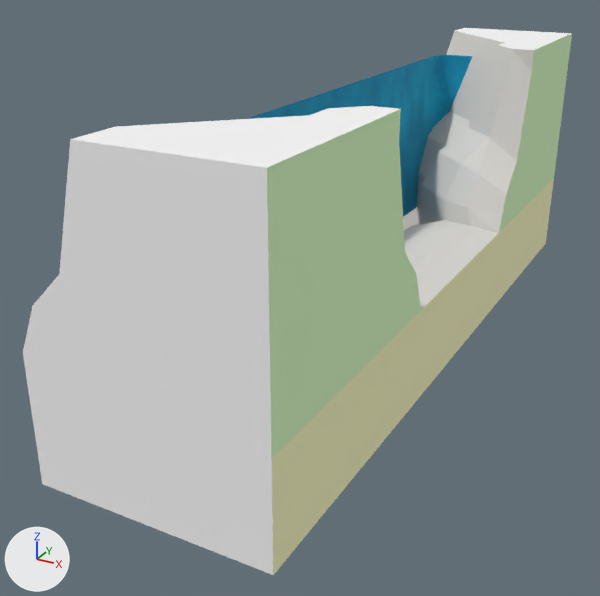
The glTF model assemblies/Cliff_Cave_Entrance_Waterfall_Wide_Base.glb as it was, and as the next commit left it.
Both versions are drawn from a camera (50 mm lens) standing at (293.0, -1052.0, 324.0) and looking at (-109.0, -321.0, -42.0). The lights are fixed; the arrows at lower left show +X, +Y and +Z. The picture after the commit comes second. Where no turn or scale is listed for an object, it has been applied to the vertices. Vertices at exactly the same position are counted once.

The first picture shows 'Cave_Center_Base_1x1.001', 'Cave_Edge_Esse_Base_3x3.001', 'Cave_Edge_Esse_Base_3x3.003', 'Water_Waterfall_Base_Center_1x1.001', 'Water_Waterfall_Base_Center_1x1.003', 'Water_Waterfall_Base_Left_1x1.001' and 1 more.
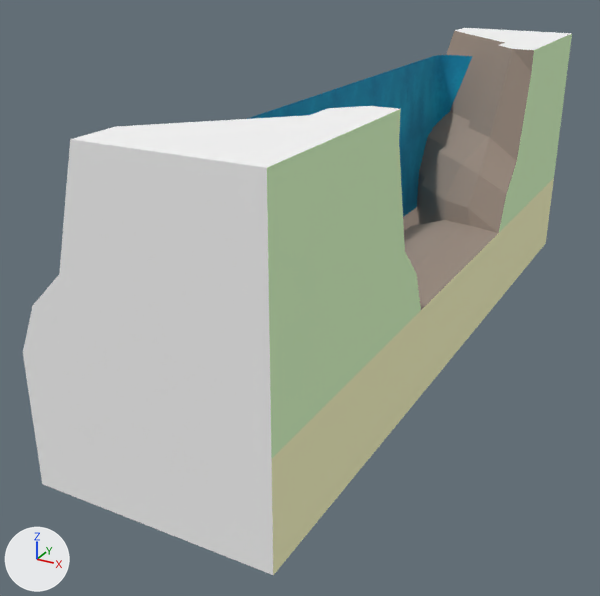
Changed parts and their boxes (x1, y1, x2, y2) in the pictures (600 x 596 px):
```json
{"object": "Cave_Edge_Esse_Base_3x3.001", "change": "surface changed", "before": [403, 29, 537, 245], "after": [403, 29, 537, 245], "on screen": "darker"}
{"object": "Cave_Center_Base_1x1.001", "change": "surface changed", "before": [404, 226, 492, 306], "after": [404, 226, 492, 306], "on screen": "darker"}
{"part": 1, "of": "me_object8_006", "change": "surface changed", "before": [403, 31, 534, 310], "after": [403, 31, 534, 310], "on screen": "darker"}
{"part": 2, "of": "me_object1_010", "change": "surface changed", "before": [404, 226, 492, 301], "after": [404, 226, 492, 301], "on screen": "darker"}
```

Edits to the scene script, one JSON object a line:
```json
{"op": "add", "block": "img_colormap", "code": ["img_colormap = load_image('colormap', '../textures/colormap.png', 512, 512, 'sRGB')"]}
{"op": "remove", "block": "mat_cliff_face", "code": "mat_cliff_face.base_color = (0.749, 0.726, 0.682)  # light grey #e0ddd7"}
{"op": "add", "block": "mat_cliff_face", "code": "mat_cliff_face.texture = img_colormap"}
{"block": "me_object8_006", "where": "me_object8_006.from_pydata(...)  # 42 vertices, 80 faces; spans x -1.75..0.5, y -2.0..1.0, z -1.5..1.5"}
{"block": "me_object8_006", "where": "# used by ob_cave_edge_esse_base_3x3_001; parent = ob_rootnode_003; location = (0.0, 0.0, 0.0); rotation_euler = (-1.571, 0.0, 0.0), in degrees (-90, 0, 0); scale = (100.0, 100.0, 100.0)"}
{"block": "me_object8_006", "change": "me_object8_006 part 1: texture (UV) coordinates of 52 of 80 faces, centred in x -1.75..0.42, y -1.92..0.67, z -1.42..1.35, changed; they spanned u 0.0..1.0, v 0.0..1.0 and now span u 0.91..0.91, v 0.22..0.22"}
{"block": "me_object1_010", "where": "me_object1_010.from_pydata(...)  # 10 vertices, 16 faces; spans x -50.0..50.0, y -100.0..100.0, z -100.0..5.0"}
{"block": "me_object1_010", "where": "# used by ob_cave_center_base_1x1_001; location = (0.0, -250.0, 0.0)"}
{"block": "me_object1_010", "change": "me_object1_010 part 2: texture (UV) coordinates of 4 of 16 faces, centred in x -31.0..36.0, y -33.0..33.0, z 2.0..3.0, changed; they spanned u 0.0..1.0, v 0.0..1.0 and now span u 0.91..0.91, v 0.22..0.22"}
```
